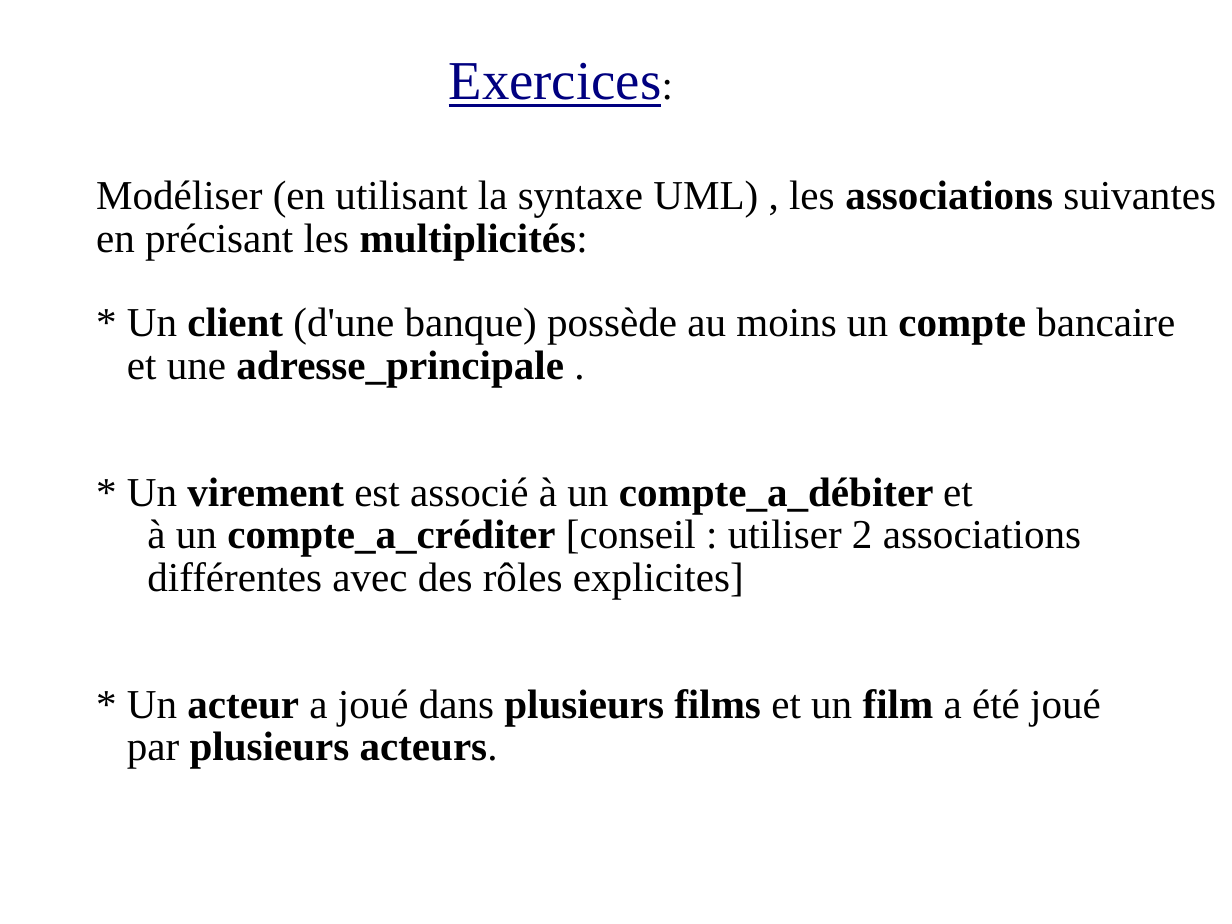
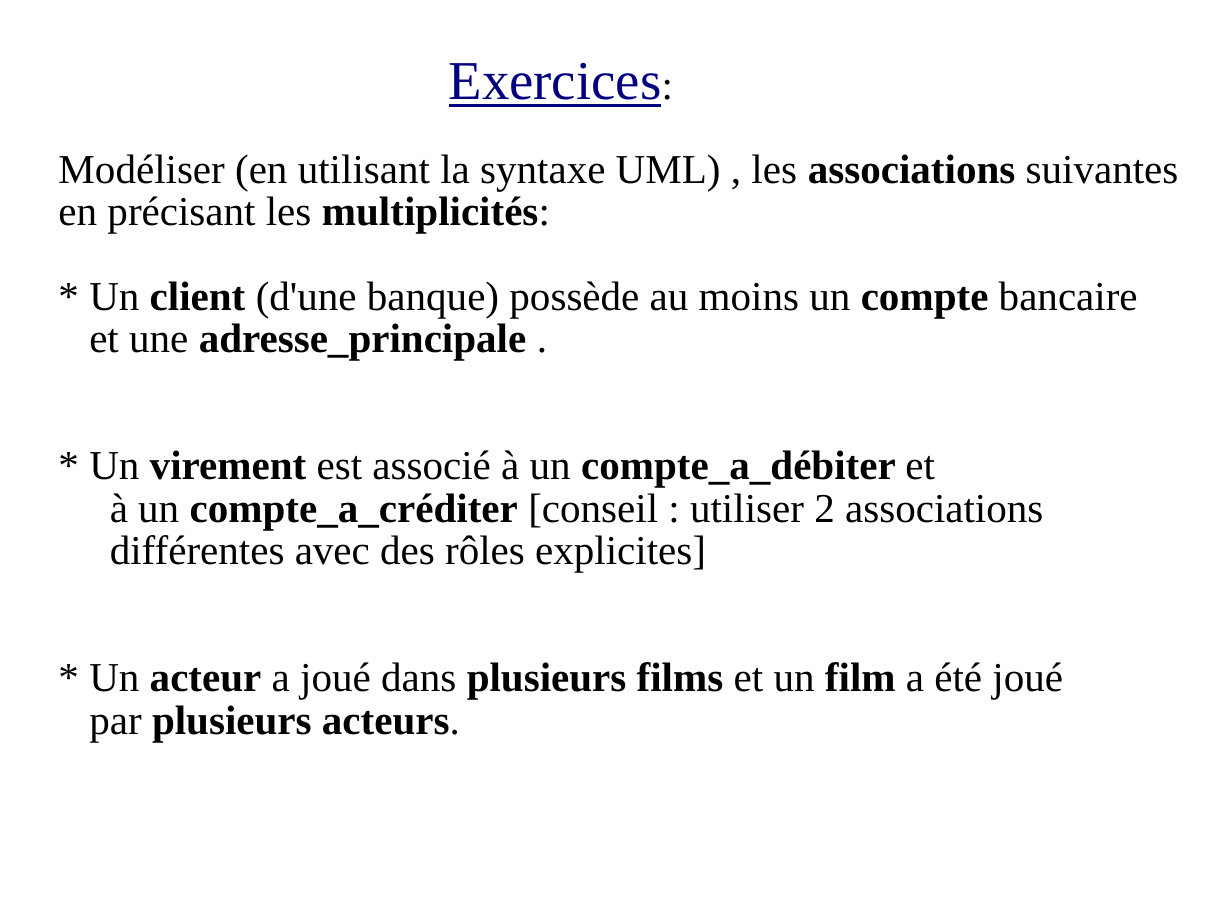
Before and after one commit to didier-tp/ob100dec2020, a slide deck: slide 33 of doc/concepts_objets_j1.ppt. Drawn at 1232x924 pixels with LibreOffice and Linux fonts; fonts in the diff are those of the drawing. Boxes give left, top, right and bottom in pixels: in the first picture for what was removed or moved away, otherwise in the second. Text is boxed around its words. In the diff, an @@ line names an element or a change of style, - is before the commit and + after.

```diff
--- a/doc/concepts_objets_j1.ppt
+++ b/doc/concepts_objets_j1.ppt
@@ text "Modéliser (en utilisant la syntaxe ...": place and size @@
-text "Modéliser (en utilisant la syntaxe ..." at [96,180,1216,768]
+text "Modéliser (en utilisant la syntaxe ..." at [58,154,1179,742]
```
Also in this commit, not shown: 4 other slides changed, 12 other files.
